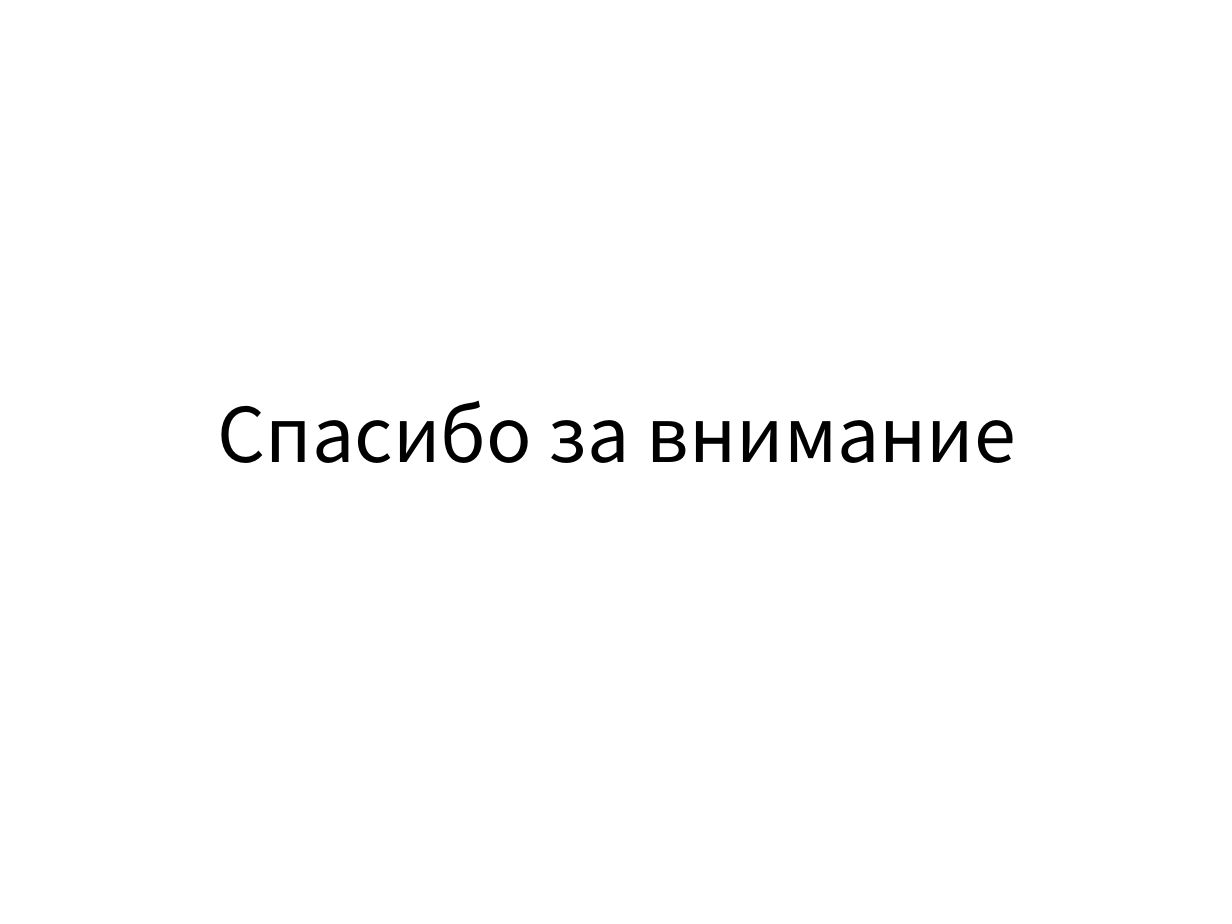
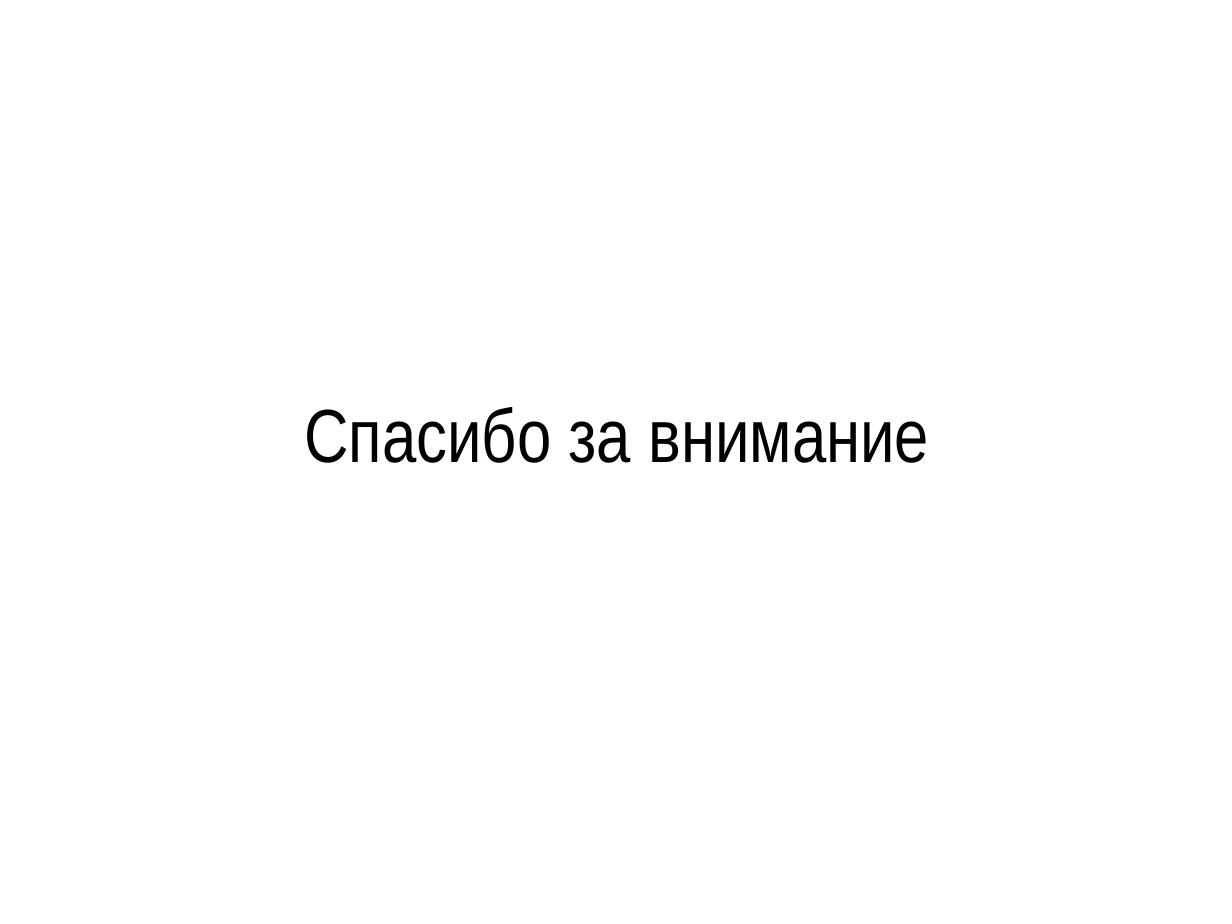
Before and after one commit to VladislavUstinov228/practica, a slide deck: slide 13 of Устинов Владислав С7120Б/презентация.pptx. Drawn at 1232x924 pixels with LibreOffice and Linux fonts; fonts in the diff are those of the drawing. Boxes give left, top, right and bottom in pixels: in the first picture for what was removed or moved away, otherwise in the second. Text is boxed around its words. In the diff, an @@ line names an element or a change of style, - is before the commit and + after.

```diff
--- a/Устинов Владислав С7120Б/презентация.pptx
+++ b/Устинов Владислав С7120Б/презентация.pptx
@@ title "Спасибо за внимание" at <box>304,407,929,463</box>: font Noto Sans CJK TC to Arial Narrow @@
```
Also in this commit, not shown: 10 other slides changed, 2 slides added, 2 slides removed, 1 other file.
